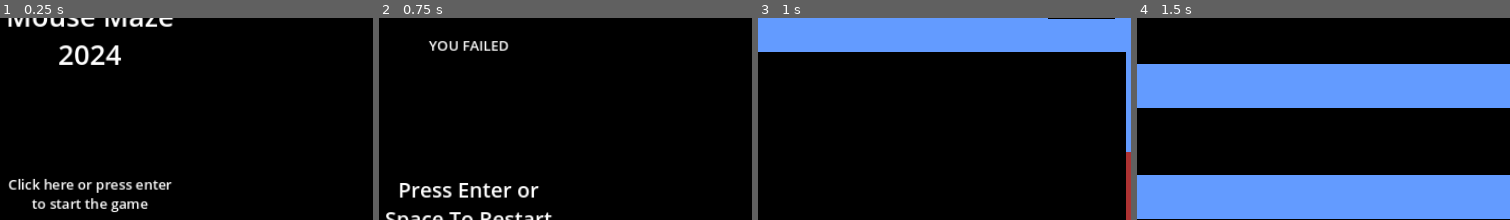
Above: before the commit, frames 1-4 (left to right).
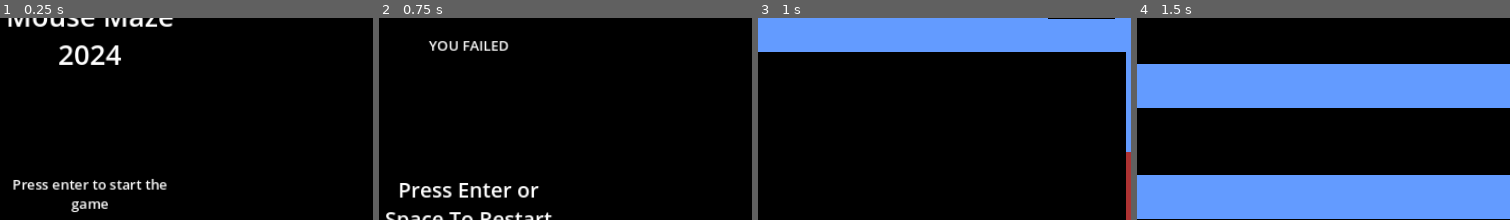
Above: after the commit, the same moments.

Repository: kirby-b/Mouse-Maze-Godot
Game: Godot game, scene res://scenes/start_menu.tscn
Two runs of this game, one before a commit and one after it. Both use one fixed random seed, a clock stepped at 60 frames per second and the inputs below.
Inputs (mouse positions are % of the whole screen's width and height, from its top left):
- Up to frame 1 (0.25 s): no input
- Up to frame 2 (0.75 s): tap Enter (ui_accept) at 0.5 s; move the mouse to (51, 67) at 0.52 s
- Up to frame 3 (1 s): tap Enter (ui_accept) at 0.77 s
- Up to frame 4 (1.5 s): tap Enter (ui_accept) at 1.25 s; move the mouse to (93, 66) at 1.27 s
The pictures show only the part of the screen within x 39-89%, y 23-73%; the shares and areas given below are measured in that part.

The runs differ from the first frame. In frame 1, 2.4% of the frame differs, in the area x 2-47%, y 79-97%; in frame 2, nothing differs; in frame 3, nothing differs; in frame 4, nothing differs.

Commit message:
Small update - Main Screen and Boot
Main screen now only tells you to hit enter
Boot screen now lasts for at least 1.5 seconds

Diff:
--- a/project.godot
+++ b/project.godot
@@ -14,6 +14,7 @@
 run/main_scene="res://scenes/start_menu.tscn"
 config/features=PackedStringArray("4.3", "Forward Plus")
 config/icon="res://media/icon.svg"
+boot_splash/minimum_display_time=1500
 
 [autoload]
 
--- a/scenes/start_menu.tscn
+++ b/scenes/start_menu.tscn
@@ -37,7 +37,7 @@
 offset_right = 704.0
 offset_bottom = 448.0
 bbcode_enabled = true
-text = "[font_size=20][center]Click here or press enter to start the game[/center][/font_size]"
+text = "[font_size=20][center]Press enter to start the game[/center][/font_size]"
 
 [node name="MenuTip" type="Node" parent="."]
 
